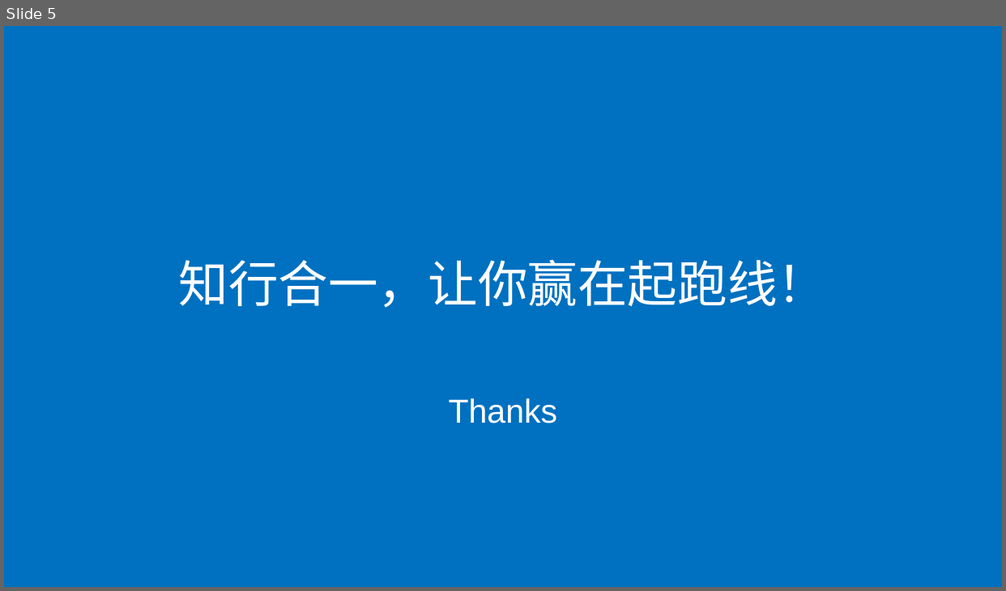
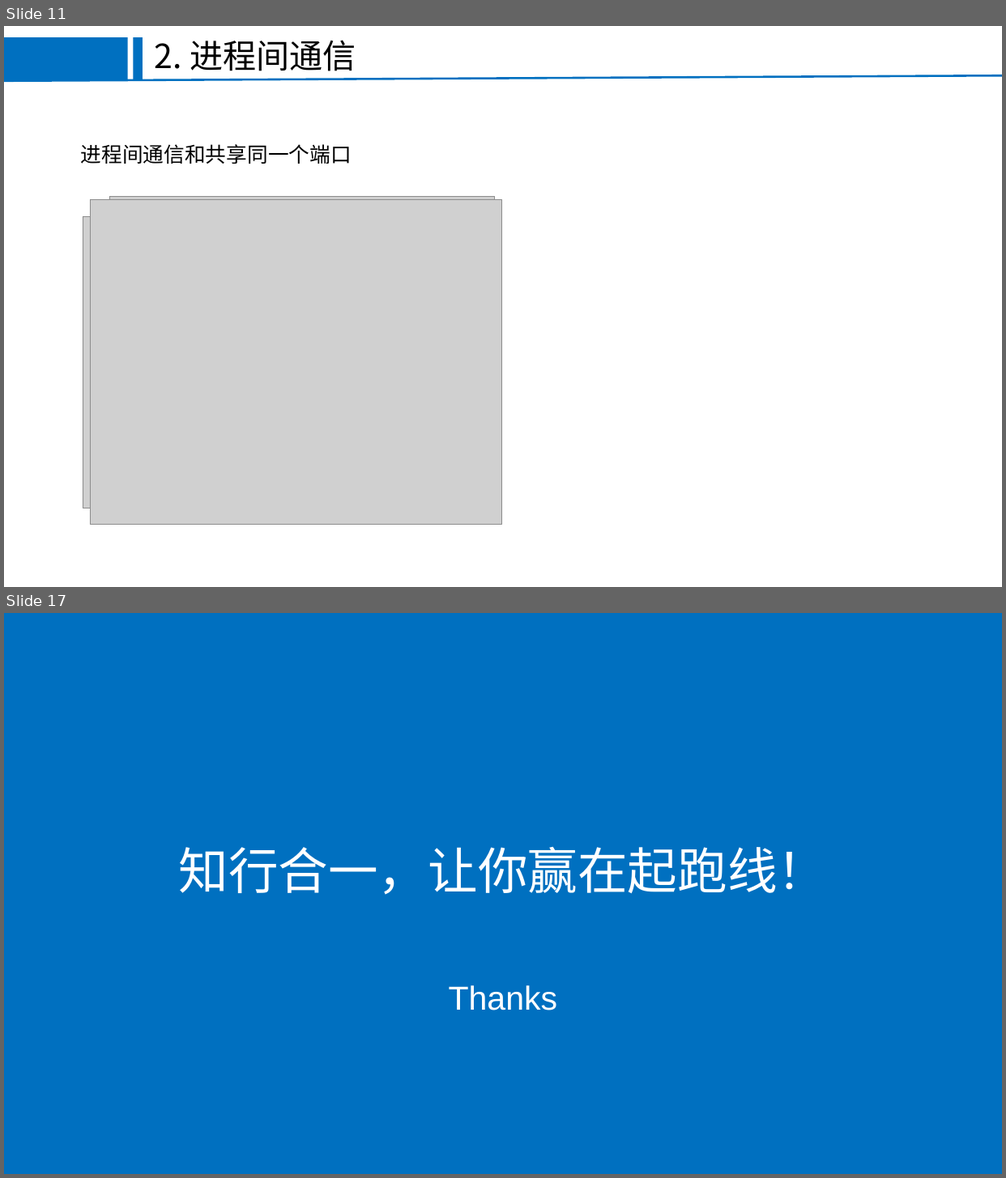
Before and after one commit to FEjohnny/demos, a slide deck: pm2/pm2.pptx. Shown one above the other, each under a label of ours: slide 5 before the commit, slides 11 and 17 after it; the slides between them are not shown. The pictures are 1006x591 and 1006x1178 pixels, drawn with LibreOffice and Linux fonts; fonts in the diff are those of the drawing; grey boxes stand for pictures; background and template pictures are left out. Boxes give left, top, right and bottom in pixels: in the first picture for what was removed or moved away, otherwise in the second. Text is boxed around its words. In the diff, an @@ line names an element or a change of style, - is before the commit and + after.

```diff
--- a/pm2/pm2.pptx
+++ b/pm2/pm2.pptx
@@ slide 11 added at (4, 26, 1002, 587), background #FFFFFF @@
@@ rectangle added at (4, 37, 127, 80), fill #0070C0 @@
@@ rectangle added at (134, 37, 143, 80), fill #0070C0 @@
@@ text added at (155, 40, 356, 71), 32 pt, text #000000 @@
+2. 进程间通信
@@ line added from (4, 80) to (1002, 75), #0070C0 2 pt @@
@@ text added at (81, 144, 351, 164), 20 pt, text #000000 @@
+进程间通信和共享同一个端口
@@ picture added at (83, 217, 454, 509) @@
@@ picture added at (90, 200, 502, 525) @@
@@ picture added at (110, 196, 495, 508) @@
@@ what was slide 5 is now slide 17 @@
```
Also in this commit, not shown: 3 slides changed, 12 other slides added, 1 slide removed, 10 other files.
